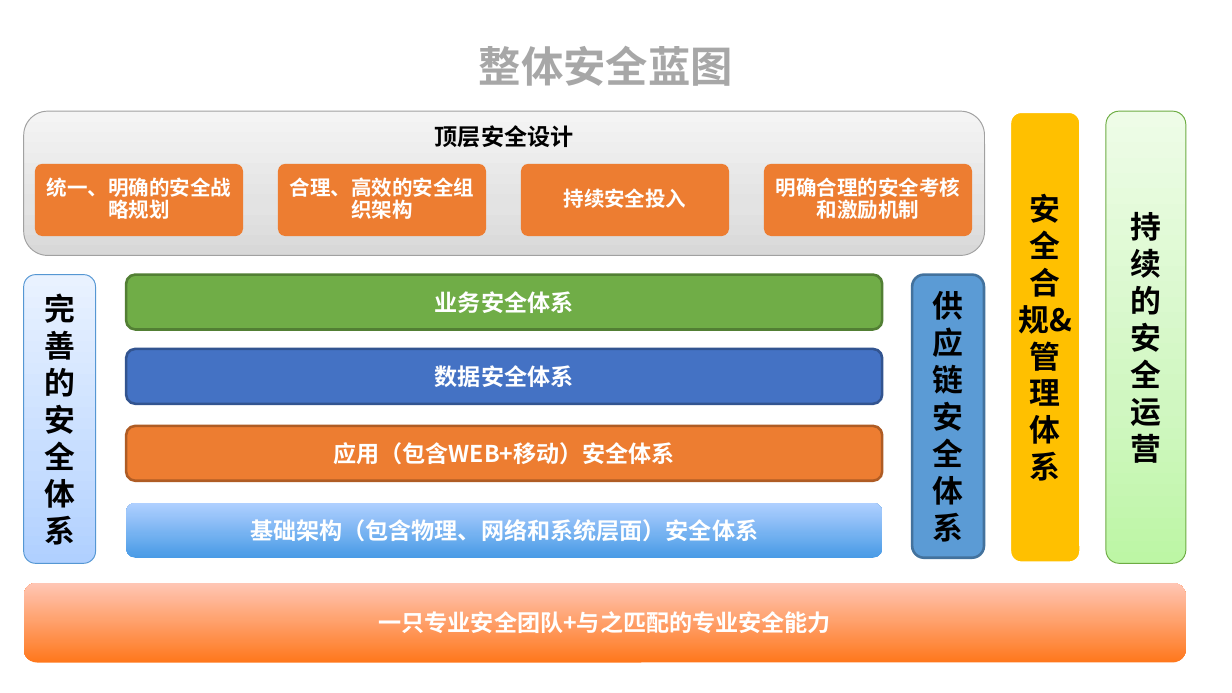
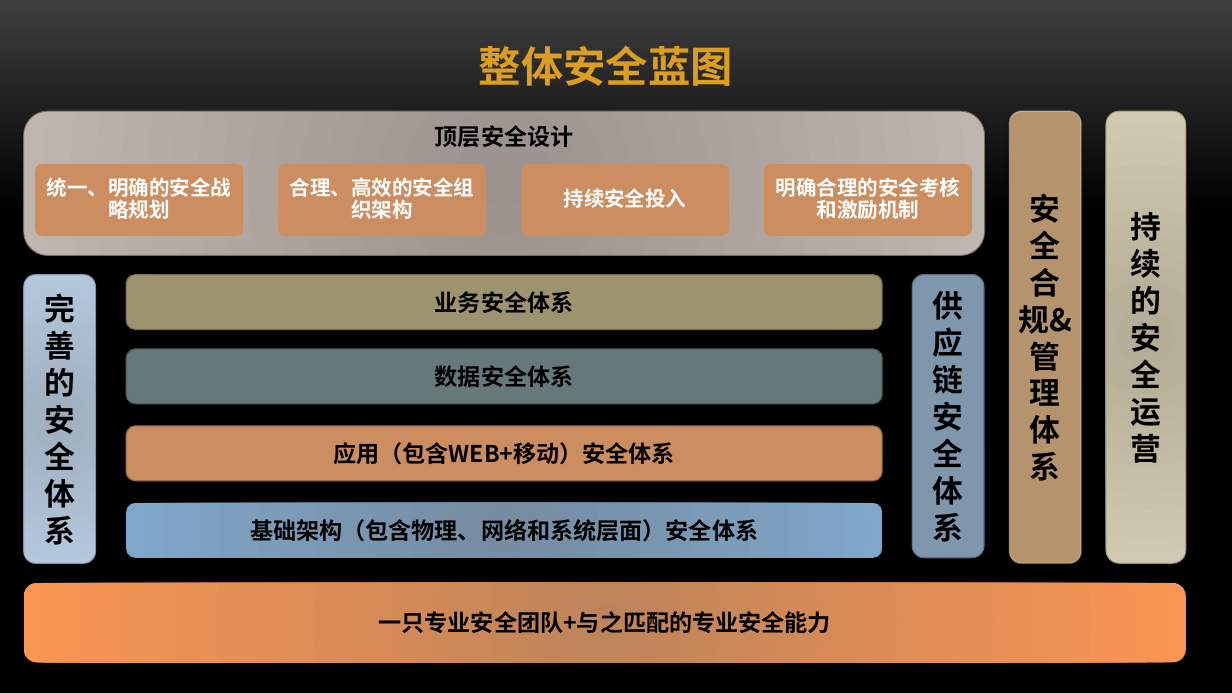
Before and after one commit to ym2011/SecurityMind, a slide deck: slide 26 of 互联网企业安全建设整体规划.pptx. Drawn at 1232x693 pixels with LibreOffice and Linux fonts; fonts in the diff are those of the drawing; background and template pictures are left out. Boxes give left, top, right and bottom in pixels: in the first picture for what was removed or moved away, otherwise in the second. Text is boxed around its words. In the diff, an @@ line names an element or a change of style, - is before the commit and + after.

Commit message:
信息安全管理
信息安全管理

```diff
--- a/互联网企业安全建设整体规划.pptx
+++ b/互联网企业安全建设整体规划.pptx
@@ background #FFFFFF to picture (left out) @@
@@ text "整体安全蓝图" at [479,46,733,86]: text colour #A7A7A7 to #DC9E1F @@
@@ rounded rectangle "顶层安全设计" at [24,111,985,255]: font Arial to Arial Narrow; fill gradient #D8D8D8 to #E3E3E3 to #F4F4F4 to gradient #9C938D to #C1B7B1; outline #A1A1A1 0.75 pt to #7A6A60 0.75 pt; shadow on @@
@@ rounded rectangle "安全合规&管理体系" at [1009,111,1081,563]: fill #FFC000 to #B4936D; outline #FFFFFF 3 pt to #FFFFFF 1.2 pt; shadow on @@
@@ rounded rectangle "持" at [1106,111,1187,563]: fill gradient #BEF5A7 to #D1F7C2 to #EDFDE7 to gradient #B3AC95 to #D3CBB1; outline #6DAC43 0.75 pt to #9D936F 0.75 pt; shadow on @@
@@ fill #ED7D31 to #CC8E60 in 4 elements at [35,164,243,236], [278,164,486,236], [521,164,729,236], [764,164,972,236] @@
@@ rounded rectangle "完善的安" at [24,274,96,564]: fill gradient #B0D2FF to #C7DEFF to #EAF2FF to gradient #9EAFBE to #B5C8DC; outline #5698D3 0.75 pt to #7E97AD 0.75 pt; shadow on @@
@@ rounded rectangle "业务安全体系" at [127,274,883,329]: text colour #FFFFFF to #000000; fill #70AD47 to #9D936F; outline #538035 2 pt to #746D52 0.85 pt @@
@@ rounded rectangle "供应链安全体系" at [912,274,984,557]: fill #5B9BD5 to #7E97AD; outline #43739E 2 pt to #5D7080 0.85 pt @@
@@ rounded rectangle "数据安全体系" at [127,349,883,404]: text colour #FFFFFF to #000000; fill #4472C4 to #67787B; outline #325491 2 pt to #4C595B 0.85 pt @@
@@ rounded rectangle "应用（包含WEB+移动）安全体系" at [127,426,883,481]: text colour #FFFFFF to #000000; fill #ED7D31 to #CC8E60; outline #AF5C24 2 pt to #976947 0.85 pt @@
@@ rounded rectangle "基础架构（包含物理、网络和系统层面）安全体系" at [127,503,883,557]: text colour #FFFFFF to #000000; fill gradient #499CE7 to #B0D2FF to gradient #758DA1 to #7FA6CA; shadow on @@
@@ rounded rectangle "一只专业安全团队+与之匹配的专业安全能力" at [24,583,1187,663]: text colour #FFFFFF to #000000; fill gradient #FF7A1F to #FFC7B6 to gradient #BE8459 to #FC9553; shadow on @@
```
Also in this commit, not shown: 27 other slides changed, 2 other files.
